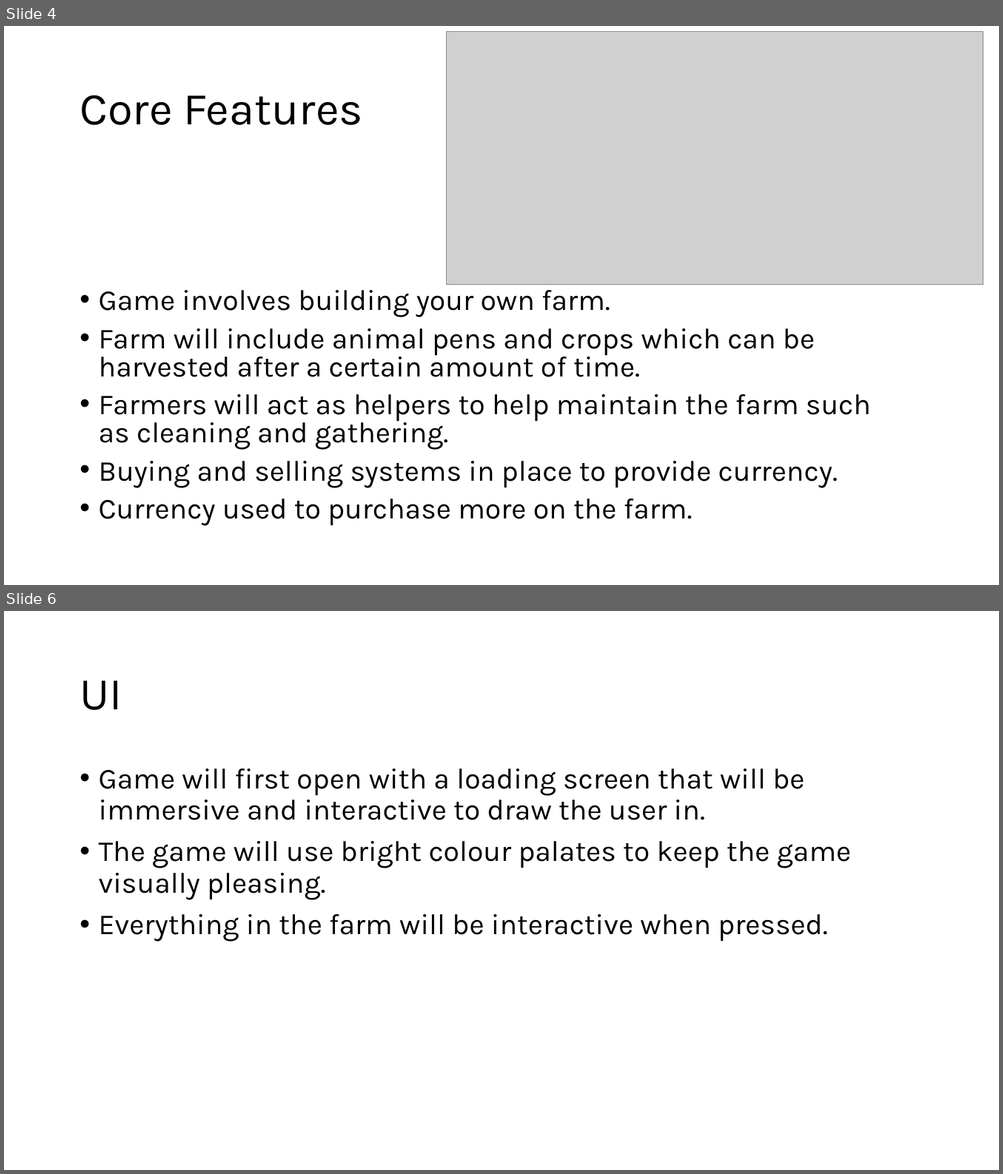
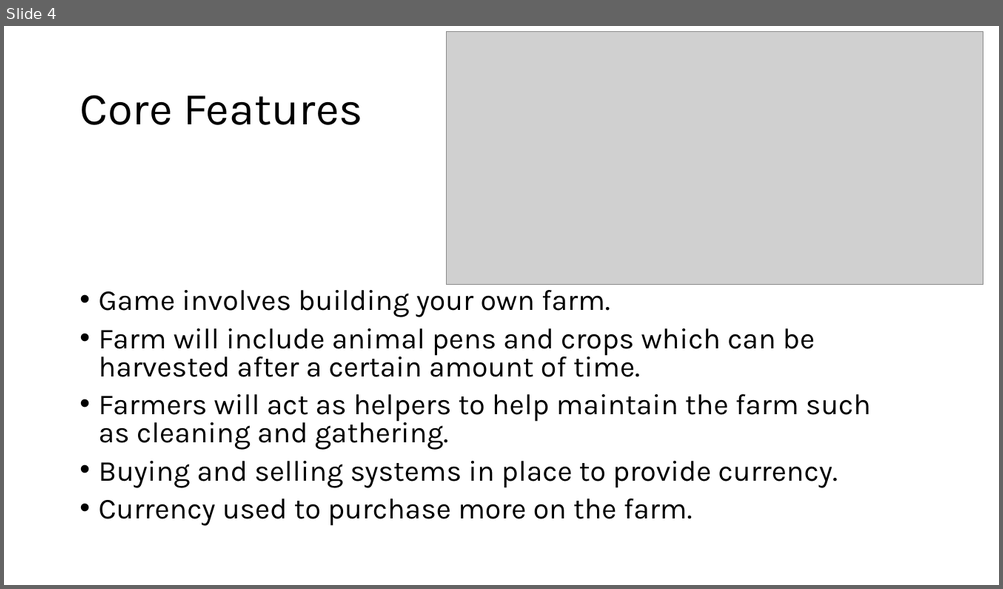
Before and after one commit to bar-nzie/MobileGameDevelopment, a slide deck: Mobile Game Development Presentation.pptx. Shown one above the other, each under a label of ours: slides 4 and 6 before the commit, slide 4 after it; the slides between them are not shown. The pictures are 1003x1174 and 1003x589 pixels, drawn with LibreOffice and Linux fonts; fonts in the diff are those of the drawing; grey boxes stand for pictures. Boxes give left, top, right and bottom in pixels: in the first picture for what was removed or moved away, otherwise in the second. Text is boxed around its words. In the diff, an @@ line names an element or a change of style, - is before the commit and + after.

```diff
--- a/Mobile Game Development Presentation.pptx
+++ b/Mobile Game Development Presentation.pptx
@@ slide 6 removed at bbox=[4, 611, 999, 1170], background #FFFFFF @@
@@ title removed at bbox=[79, 681, 122, 710] @@
-UI
@@ text removed at bbox=[99, 769, 851, 942] @@
-• Game will first open with a loading screen that will be immersive and interactive to draw the user in.
-• The game will use bright colour palates to keep the game visually pleasing.
-• Everything in the farm will be interactive when pressed.
```
Also in this commit, not shown: 3 slides added, 1 other slide removed, 8 other files.
